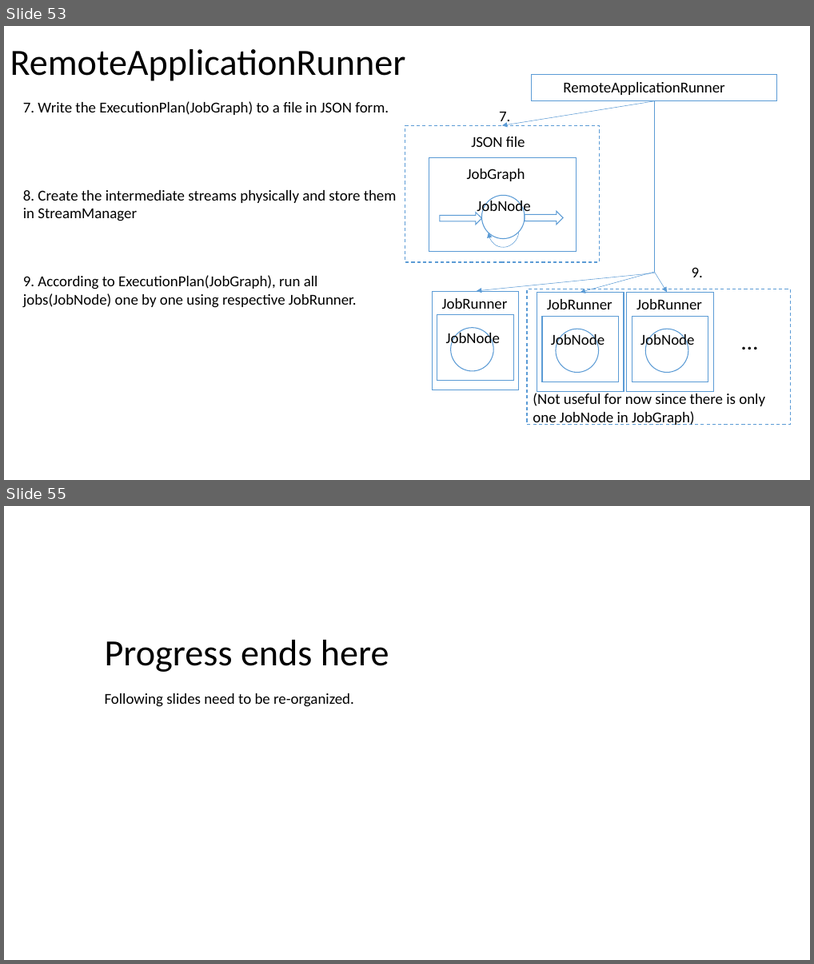
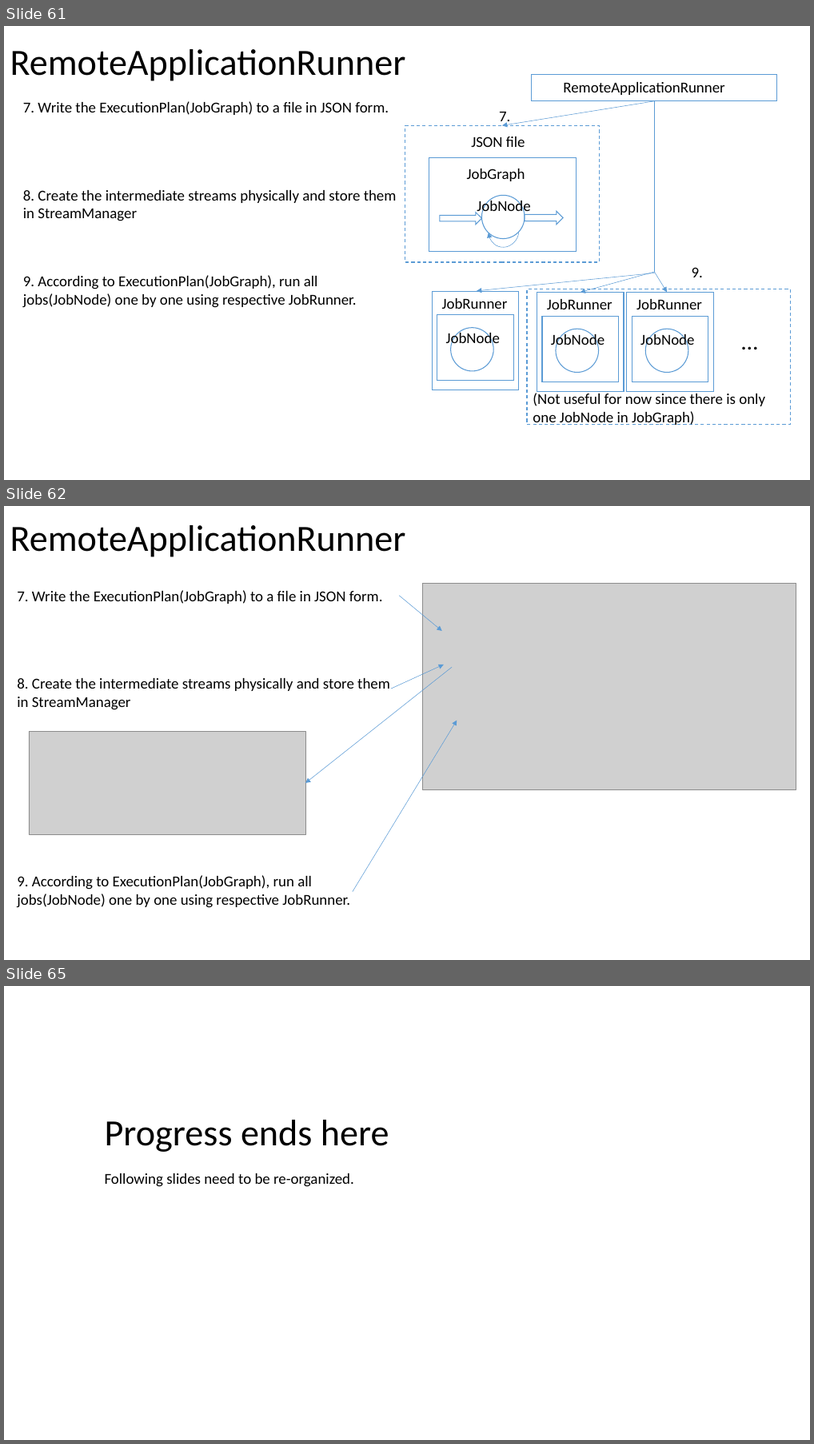
Before and after one commit to Swrrt/Samza-Documents, a slide deck: Documentation/SamzaStructure.pptx. Shown one above the other, each under a label of ours: slides 53 and 55 before the commit, slides 61, 62 and 65 after it; the slides between them are not shown. The pictures are 814x964 and 814x1444 pixels, drawn with LibreOffice and Linux fonts; fonts in the diff are those of the drawing; grey boxes stand for pictures. Boxes give left, top, right and bottom in pixels: in the first picture for what was removed or moved away, otherwise in the second. Text is boxed around its words. In the diff, an @@ line names an element or a change of style, - is before the commit and + after.

Commit message:
Come to JobRunner finally!!!

```diff
--- a/Documentation/SamzaStructure.pptx
+++ b/Documentation/SamzaStructure.pptx
@@ slide 62 added at (x1=4, y1=506, x2=810, y2=960), background #FFFFFF @@
@@ title added at (x1=10, y1=525, x2=406, y2=557), 44 pt, text #000000 @@
+RemoteApplicationRunner
@@ text added at (x1=17, y1=590, x2=383, y2=604), 18 pt, text #000000 @@
+7. Write the ExecutionPlan(JobGraph) to a file in JSON form.
@@ arrow added from (400, 596) to (442, 631), #5B9BD5 0.5 pt @@
@@ picture added at (x1=422, y1=584, x2=797, y2=790) @@
@@ arrow added from (452, 667) to (306, 783), #5B9BD5 0.5 pt @@
@@ arrow added from (391, 688) to (444, 664), #5B9BD5 0.5 pt @@
@@ text added at (x1=17, y1=678, x2=390, y2=710), 18 pt, text #000000 @@
+8. Create the intermediate streams physically and store them in StreamManager
@@ arrow added from (353, 892) to (457, 720), #5B9BD5 0.5 pt @@
@@ picture added at (x1=29, y1=732, x2=306, y2=835) @@
@@ text added at (x1=17, y1=875, x2=350, y2=908), 18 pt, text #000000 @@
+9. According to ExecutionPlan(JobGraph), run all jobs(JobNode) one by one using respective JobRunner.
@@ what was slide 53 is now slide 61 @@
@@ what was slide 55 is now slide 65 @@
```
Also in this commit, not shown: 4 slides changed, 10 other slides added, 1 slide removed.
